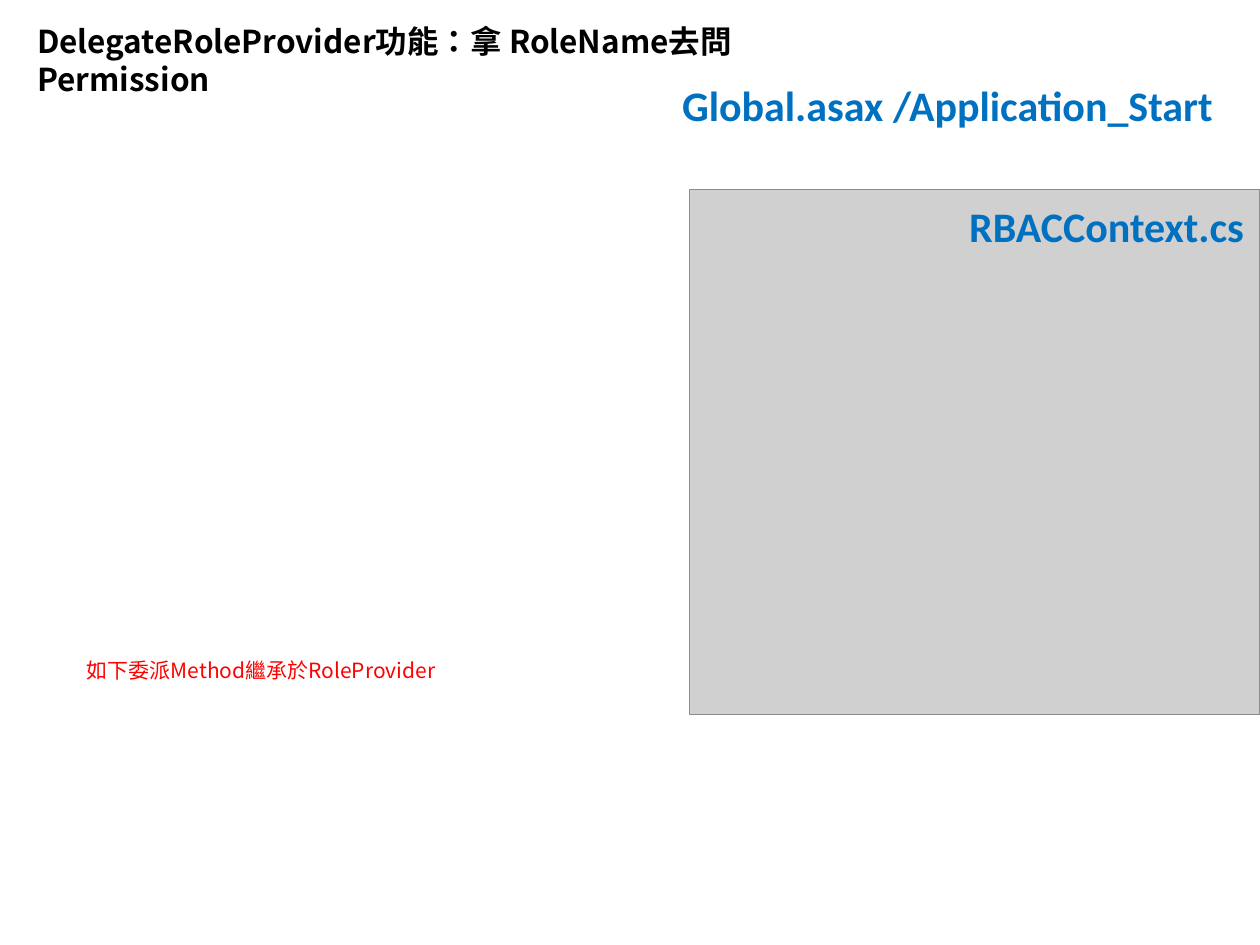
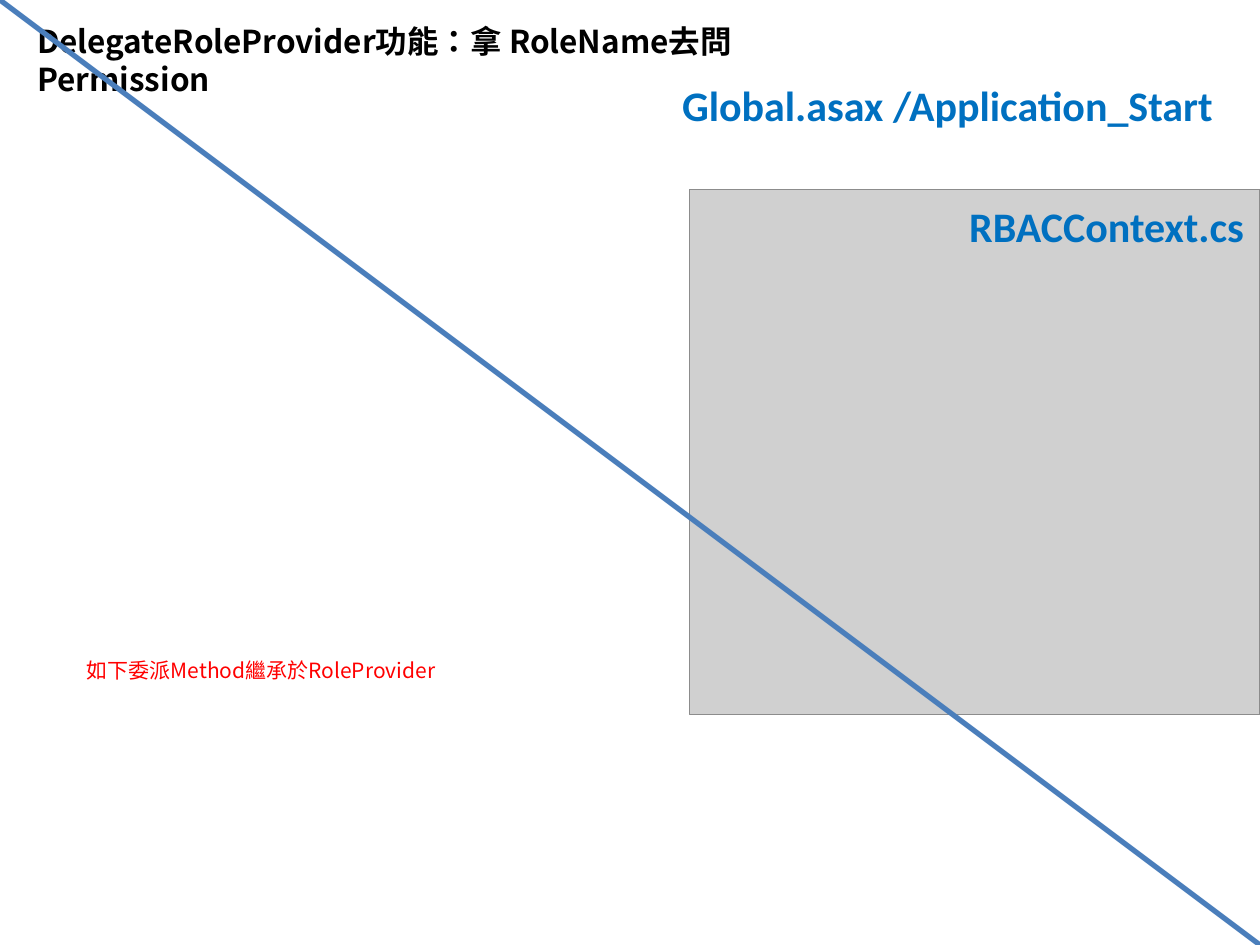
Before and after one commit to derting/Asp.Net-MVC-RBAC-Example, a slide deck: slide 17 of ReadMe.pptx (slide 9 before the commit). Drawn at 1260x945 pixels with LibreOffice and Linux fonts; fonts in the diff are those of the drawing; grey boxes stand for pictures; background and template pictures are left out. Boxes give left, top, right and bottom in pixels: in the first picture for what was removed or moved away, otherwise in the second. Text is boxed around its words. In the diff, an @@ line names an element or a change of style, - is before the commit and + after.

```diff
--- a/ReadMe.pptx
+++ b/ReadMe.pptx
@@ line added from (0, 0) to (1260, 945), #4B7EBC 3 pt @@
```
Also in this commit, not shown: 8 other slides changed, 8 slides added, 23 other files.
